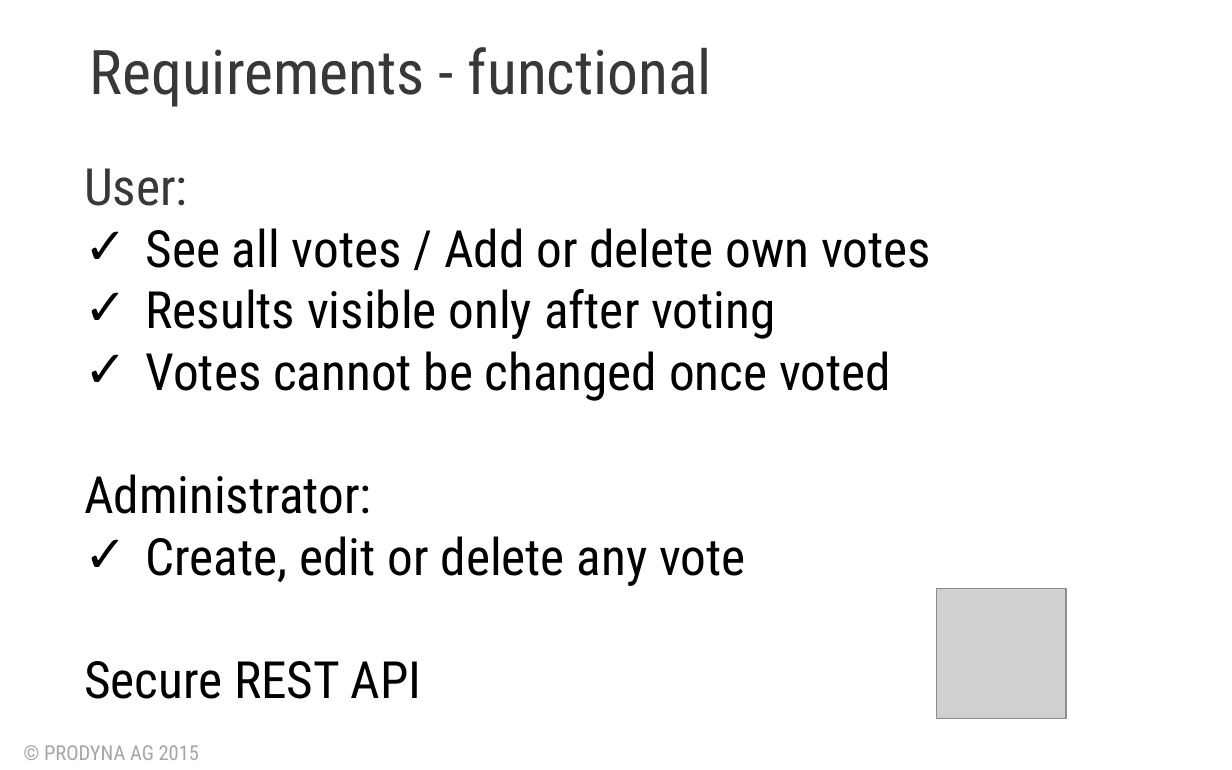
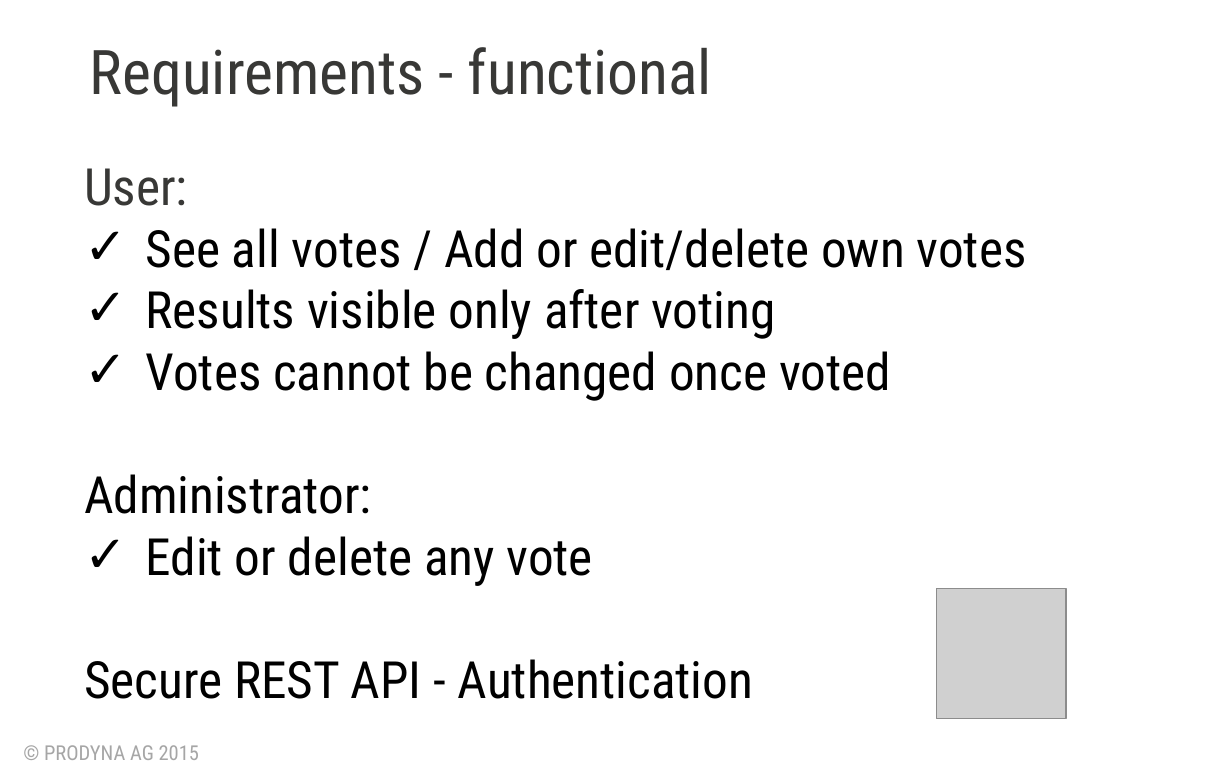
Before and after one commit to BGligorijevic/pac-slides, a slide deck: slide 3 of PAC-final-presentation.pptx (slide 19 before the commit). Drawn at 1232x770 pixels with LibreOffice and Linux fonts; fonts in the diff are those of the drawing; grey boxes stand for pictures; background and template pictures are left out. Boxes give left, top, right and bottom in pixels: in the first picture for what was removed or moved away, otherwise in the second. Text is boxed around its words. In the diff, an @@ line names an element or a change of style, - is before the commit and + after.

```diff
--- a/PAC-final-presentation.pptx
+++ b/PAC-final-presentation.pptx
@@ text at [146, 228, 1027, 270]: text changed @@
-✓ See all votes / Add or delete own votes
+✓ See all votes / Add or edit/delete own votes
@@ text at [84, 536, 753, 699]: text changed @@
-✓ Create, edit or delete any vote
-Secure REST API
+✓ Edit or delete any vote
+Secure REST API - Authentication
```
Also in this commit, not shown: 8 other slides changed, 2 slides added, 1 slide removed.
